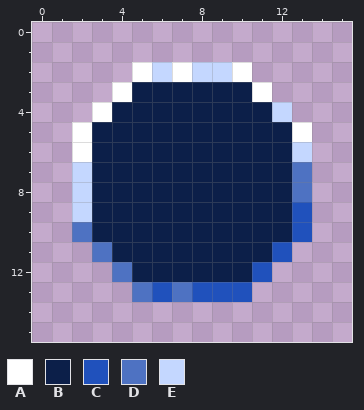
Edited in one commit: pixel-art sprite (Sprites/canonball.png). The picture above was drawn from the file before the commit.
The file is 16x16 pixels.
Palette (. is transparent): A #ffffff  B #0c1f49  C #2051bc  D #4e72c2  E #c4d7ff
Pixels before, first column x 2:
 2 ...AEAEEA...
 3 ..ABBBBBBA..
 4 .ABBBBBBBBE.
 5 ABBBBBBBBBBA
 6 ABBBBBBBBBBE
 7 EBBBBBBBBBBD
 8 EBBBBBBBBBBD
 9 EBBBBBBBBBBC
10 DBBBBBBBBBBC
11 .DBBBBBBBBC.
12 ..DBBBBBBC..
13 ...DCDCCC...
New version:
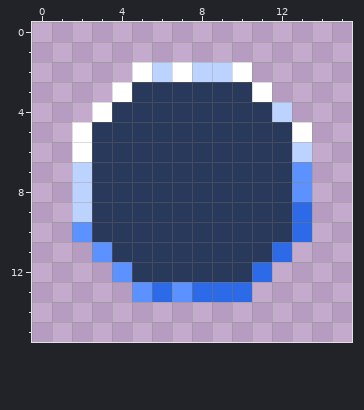
Edits made:
{"colour":"B","old":"#0c1f49","new":"#28395c"}
{"colour":"C","old":"#2051bc","new":"#2c6ae8"}
{"colour":"D","old":"#4e72c2","new":"#5c92ff"}
{"colour":"E","old":"#c4d7ff","new":"#bdd3ff"}
{"label":"changed","picture_box":[72,62,312,302]}
